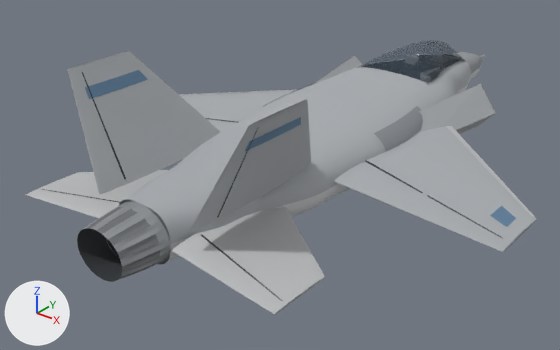
The glTF model Games/Wings/models/f35.glb: old version first, new version second.
Before and after are seen from a 50 mm camera at (9.48, -13.92, 7.01) aimed at (-0.79, -1.09, -0.95). Every picture has the same lights, and +X, +Y and +Z are marked at lower left. The picture after the commit comes second. Where no turn or scale is listed for an object, it has been applied to the vertices.
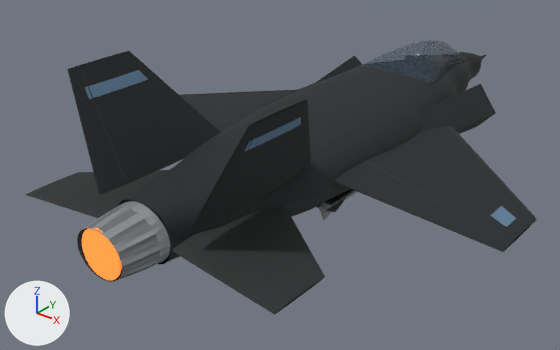
Pixel boxes [x1, y1, x2, y2] of what changed, in the pictures (560 x 350 px):
'wing_R', recoloured (grey to black): [335, 127, 537, 252] in both
'fin_L', recoloured (grey to black): [67, 51, 221, 194] in both
'fuselage_top', recoloured (grey to black): [125, 68, 427, 215] in both
'stabilizer_R', recoloured (light grey to dark grey): [172, 207, 325, 314] in both
'fuselage_right', recoloured: [159, 85, 443, 245] in both
'fin_R', recoloured (grey to black): [188, 99, 311, 233] in both
'stabilizer_L', recoloured (light grey to dark grey): [26, 170, 168, 218] in both
'wing_L', recoloured (grey to black): [180, 90, 296, 132] in both
'intake_duct_R1', recoloured (grey to black): [419, 84, 495, 132] in both
'afterburner_disc', added (orange): after [82, 228, 122, 280]
'shoulder_access_R', recoloured (grey to black): [374, 106, 423, 151] in both
'cockpit_skin_right', recoloured (grey to black): [428, 61, 471, 100] in both
'fuselage_belly', recoloured: [148, 184, 350, 264] in both
'fuselage_left', recoloured: [118, 68, 356, 206] in both
'leading_edge_R', recoloured: [446, 126, 534, 217] in both
'intake_duct_L0', recoloured (grey to black): [316, 56, 363, 83] in both
'radome_right', recoloured (grey to black): [466, 55, 486, 74] in both
'bay_door_panel_R', added (mostly hidden): after [324, 189, 355, 205]
'intake_duct_R2', recoloured (grey to black): [456, 114, 494, 134] in both
'missile_R2_body', added: after [319, 191, 357, 213]
'missile_R2_fin_0_1', added: after [325, 197, 347, 212]
'radome_top', recoloured: [458, 52, 485, 60] in both
'leading_edge_L', recoloured: [181, 90, 288, 95] in both
'radome_belly', recoloured: [470, 56, 485, 80] in both
'missile_R2_fin_1_-1', added: after [321, 211, 332, 220]
'cockpit_skin_belly', recoloured: [457, 76, 471, 94] in both
'canopy_sill_R', recoloured: [429, 60, 466, 84] in both
'shoulder_access_L', recoloured: [263, 83, 315, 107] in both
'canopy_frame_rear', recoloured: [358, 67, 429, 84] in both
'nozzle_inner', unchanged, covered by the edit: [77, 228, 122, 282] in both

Patch to the scene script:
```diff
--- a/Games/Wings/models/f35.glb.py
+++ b/Games/Wings/models/f35.glb.py
@@ mat_belly_gray @@
 mat_belly_gray = principled_material('belly_gray')
-mat_belly_gray.base_color = (0.6, 0.62, 0.64)  # light grey #cbced1
+mat_belly_gray.base_color = (0.0222, 0.0252, 0.0273)  # black #292c2e
 mat_belly_gray.metallic = 0.1
@@ mat_radome_gray @@
 mat_radome_gray = principled_material('radome_gray')
-mat_radome_gray.base_color = (0.3, 0.32, 0.34)  # grey #95999e
+mat_radome_gray.base_color = (0.0123, 0.0137, 0.0144)  # black #1d1f20
 mat_radome_gray.metallic = 0.05
@@ mat_airframe_gray @@
 mat_airframe_gray = principled_material('airframe_gray')
-mat_airframe_gray.base_color = (0.42, 0.44, 0.46)  # grey #adb1b5
+mat_airframe_gray.base_color = (0.0168, 0.0194, 0.0212)  # black #232628
 mat_airframe_gray.metallic = 0.1
@@ mat_panel_gray @@
 mat_panel_gray = principled_material('panel_gray')
-mat_panel_gray.base_color = (0.27, 0.29, 0.31)  # grey #8e9397
+mat_panel_gray.base_color = (0.016, 0.0185, 0.0203)  # black #222527
 mat_panel_gray.metallic = 0.1
@@ mat_edge_gray @@
 mat_edge_gray = principled_material('edge_gray')
-mat_edge_gray.base_color = (0.53, 0.54, 0.55)  # light grey #c0c2c4
+mat_edge_gray.base_color = (0.0252, 0.0284, 0.0296)  # dark grey #2c2f30
 mat_edge_gray.metallic = 0.1
@@ me_missile_r2_fin_1__1 @@
+me_missile_r2_fin_1__1.from_pydata([(-0.012, -0.55, -0.1), (-0.012, -1.28, -0.3), (-0.012, -1.38, -0.1), (0.012, -0.55, -0.1), (0.012, -1.38, -0.1), (0.012, -1.28, -0.3)], [], [(0, 1, 2), (3, 4, 5), (0, 5, 1), (0, 3, 5), (1, 4, 2), (1, 5, 4), (2, 3, 0), (2, 4, 3)])
+me_missile_r2_fin_1__1.materials.append(mat_nozzle_metal)  # grey #7e8184
@@ me_missile_r2_fin_0_1 @@
+me_missile_r2_fin_0_1.from_pydata([(0.1, -0.55, -0.012), (0.3, -1.28, -0.012), (0.1, -1.38, -0.012), (0.1, -0.55, 0.012), (0.1, -1.38, 0.012), (0.3, -1.28, 0.012)], [], [(0, 1, 2), (3, 4, 5), (0, 5, 1), (0, 3, 5), (1, 4, 2), (1, 5, 4), (2, 3, 0), (2, 4, 3)])
+me_missile_r2_fin_0_1.materials.append(mat_nozzle_metal)  # grey #7e8184
@@ ob_afterburner_disc @@
+ob_afterburner_disc = bpy.data.objects.new('afterburner_disc', me_afterburner_disc)  # a 24-sided cylinder along y spanning x -0.49..0.49, y -0.025..0.025, z -0.49..0.49; in mat_exhaust_core (orange #ff8435, glowing orange #ff8435)
+ob_afterburner_disc.location = (0.0, -6.95, 0.01)
@@ ob_bay_door_panel_r @@
+ob_bay_door_panel_r = bpy.data.objects.new('bay_door_panel_R', me_bay_door_panel_r)  # a box spanning x -0.42..0.0, y -1.7..1.7, z -0.02..0.02; in mat_panel_gray (black #222527)
+ob_bay_door_panel_r.location = (1.2, -0.1, -0.78)
@@ ob_missile_r2_fin_1__1 @@
+ob_missile_r2_fin_1__1 = bpy.data.objects.new('missile_R2_fin_1_-1', me_missile_r2_fin_1__1)
+ob_missile_r2_fin_1__1.location = (0.91, -0.38, -1.01)
@@ ob_missile_r2_fin_0_1 @@
+ob_missile_r2_fin_0_1 = bpy.data.objects.new('missile_R2_fin_0_1', me_missile_r2_fin_0_1)
+ob_missile_r2_fin_0_1.location = (0.91, -0.38, -1.01)
@@ ob_missile_r2_body @@
+ob_missile_r2_body = bpy.data.objects.new('missile_R2_body', me_missile_r2_body)  # 48 vertices, 92 faces; spans x -0.1..0.1, y -1.38..1.45, z -0.1..0.1; in mat_missile_gray (grey #868b90)
+ob_missile_r2_body.location = (0.91, -0.38, -1.01)
```
